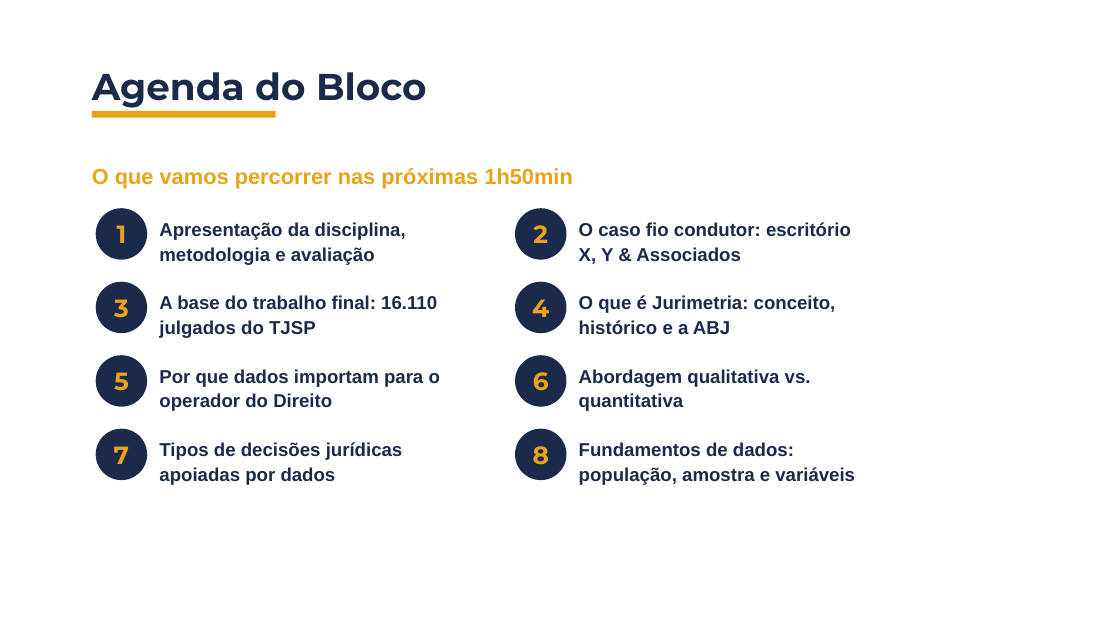
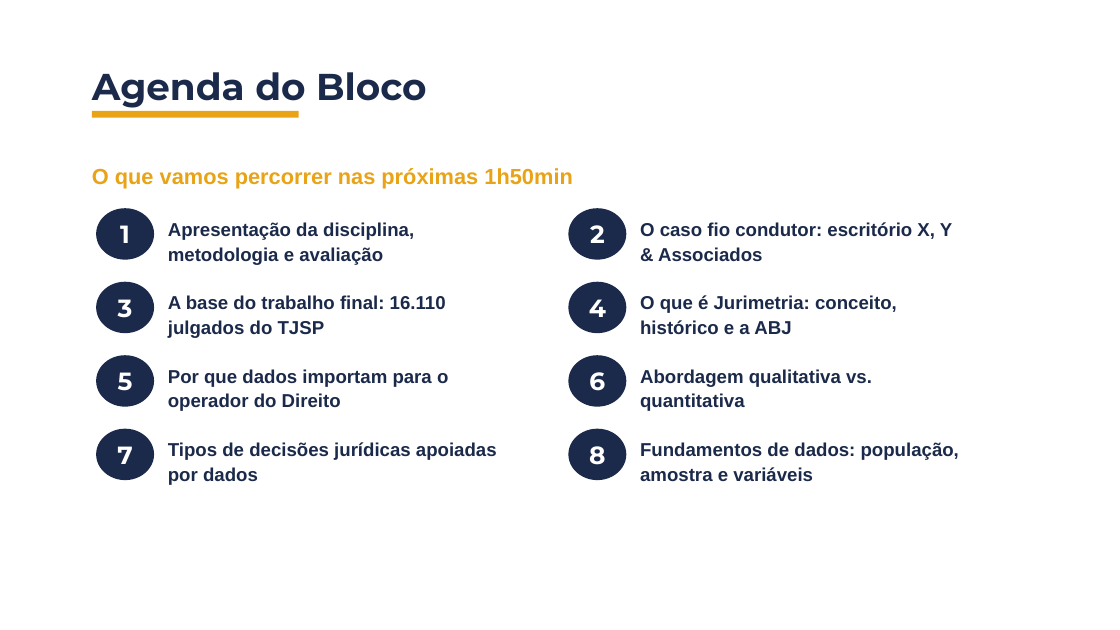
Before and after one commit to BrunoDaleffi/ibmec, a slide deck: slide 3 of jurimetria/aulas/aula_01/slides/aula1_bloco1_jurimetria.pptx. Drawn at 1120x630 pixels with LibreOffice and Linux fonts; fonts in the diff are those of the drawing; background and template pictures are left out. Boxes give left, top, right and bottom in pixels: in the first picture for what was removed or moved away, otherwise in the second. Text is boxed around its words. In the diff, an @@ line names an element or a change of style, - is before the commit and + after.

Commit message:
feat: refine content rules and design system for slide presentations
Updated content-rules.md to include new guidelines on fidelity to the course plan and the introduction of mini-cases before formalization. Enhanced design-system.md with detailed specifications for visual elements, including mandatory color combinations and card designs. Adjusted layout-canonical.md to clarify the canonical layout requirements and spacing rules between elements. Improved pedagogical structure documentation to emphasize the exact number of slides per block and the sequence of content.

This commit aims to ensure consistency and clarity in the presentation materials for the Jurimetria course.

```diff
--- a/jurimetria/aulas/aula_01/slides/aula1_bloco1_jurimetria.pptx
+++ b/jurimetria/aulas/aula_01/slides/aula1_bloco1_jurimetria.pptx
@@ rectangle: place and size @@
-rectangle at box(92, 111, 276, 118)
+rectangle at box(92, 111, 299, 118)
@@ ellipse "1": place and size @@
-ellipse "1" at box(95, 208, 147, 260)
+ellipse "1" at box(96, 208, 155, 260)
@@ ellipse "2": place and size @@
-ellipse "2" at box(515, 208, 567, 260)
+ellipse "2" at box(569, 208, 627, 260)
@@ text "Apresentação da disciplina, metodologia e ...": place and size @@
-text "Apresentação da disciplina, metodologia e ..." at box(159, 222, 406, 265)
+text "Apresentação da disciplina, metodologia e ..." at box(168, 222, 414, 265)
@@ text "O caso fio condutor: escritório ..." rewrapped from box(579, 222, 851, 264) to box(640, 222, 952, 261) @@
@@ ellipse "3": place and size @@
-ellipse "3" at box(95, 282, 147, 334)
+ellipse "3" at box(96, 282, 155, 334)
@@ text "A base do trabalho final: ...": place and size @@
-text "A base do trabalho final: ..." at box(159, 295, 437, 338)
+text "A base do trabalho final: ..." at box(168, 295, 446, 338)
@@ ellipse "4": place and size @@
-ellipse "4" at box(515, 282, 567, 334)
+ellipse "4" at box(569, 282, 627, 334)
@@ text "O que é Jurimetria: conceito, ...": place and size @@
-text "O que é Jurimetria: conceito, ..." at box(579, 295, 836, 334)
+text "O que é Jurimetria: conceito, ..." at box(640, 295, 897, 334)
@@ ellipse "5": place and size @@
-ellipse "5" at box(95, 355, 147, 407)
+ellipse "5" at box(96, 355, 155, 407)
@@ ellipse "6": place and size @@
-ellipse "6" at box(515, 355, 567, 407)
+ellipse "6" at box(569, 355, 627, 407)
@@ text "Por que dados importam para ...": place and size @@
-text "Por que dados importam para ..." at box(159, 369, 440, 411)
+text "Por que dados importam para ..." at box(168, 369, 448, 411)
@@ text "Abordagem qualitativa vs. quantitativa": place and size @@
-text "Abordagem qualitativa vs. quantitativa" at box(579, 369, 811, 411)
+text "Abordagem qualitativa vs. quantitativa" at box(640, 369, 872, 411)
@@ ellipse "7": place and size @@
-ellipse "7" at box(95, 429, 147, 480)
+ellipse "7" at box(96, 429, 155, 480)
@@ text "Tipos de decisões jurídicas apoiadas ..." rewrapped from box(159, 442, 403, 485) to box(168, 442, 497, 485) @@
@@ text colour #E8A317 to #FFFFFF in 8 elements at box(96, 208, 155, 260), box(96, 282, 155, 334), box(96, 355, 155, 407), box(96, 429, 155, 480), box(569, 208, 627, 260), box(569, 282, 627, 334), box(569, 355, 627, 407), box(569, 429, 627, 480) @@
@@ ellipse "8": place and size @@
-ellipse "8" at box(515, 429, 567, 480)
+ellipse "8" at box(569, 429, 627, 480)
@@ text "Fundamentos de dados: população, amostra ..." rewrapped from box(579, 442, 855, 485) to box(640, 442, 959, 481) @@
```
Also in this commit, not shown: 40 other slides changed, 11 other files.
